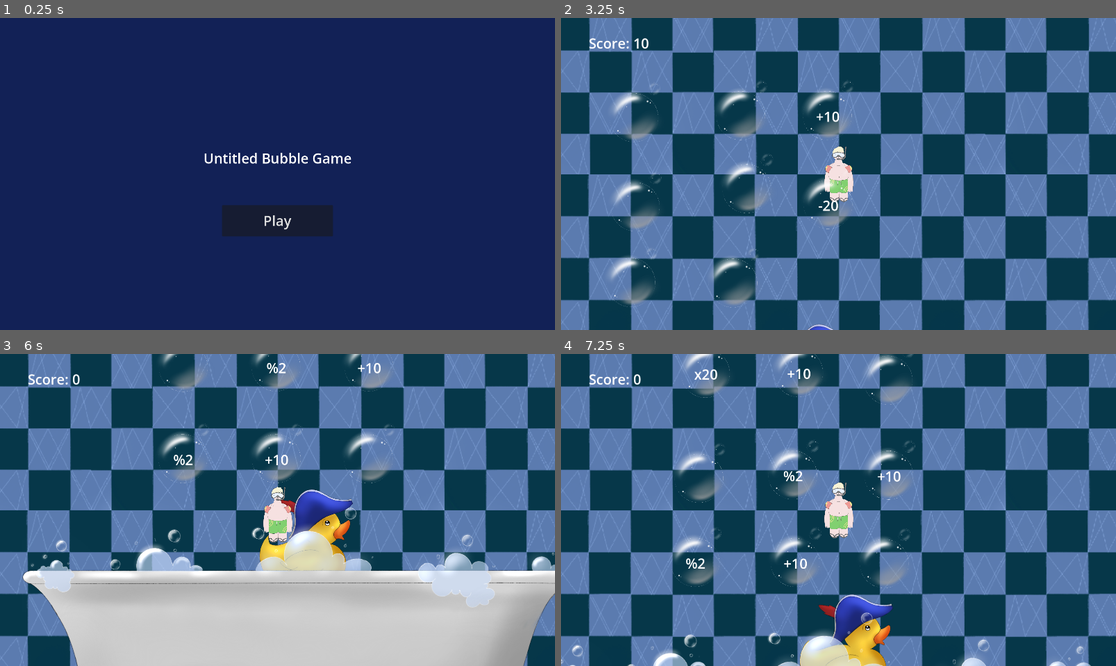
Above: before the commit, frames 1-4 (two rows, left to right).
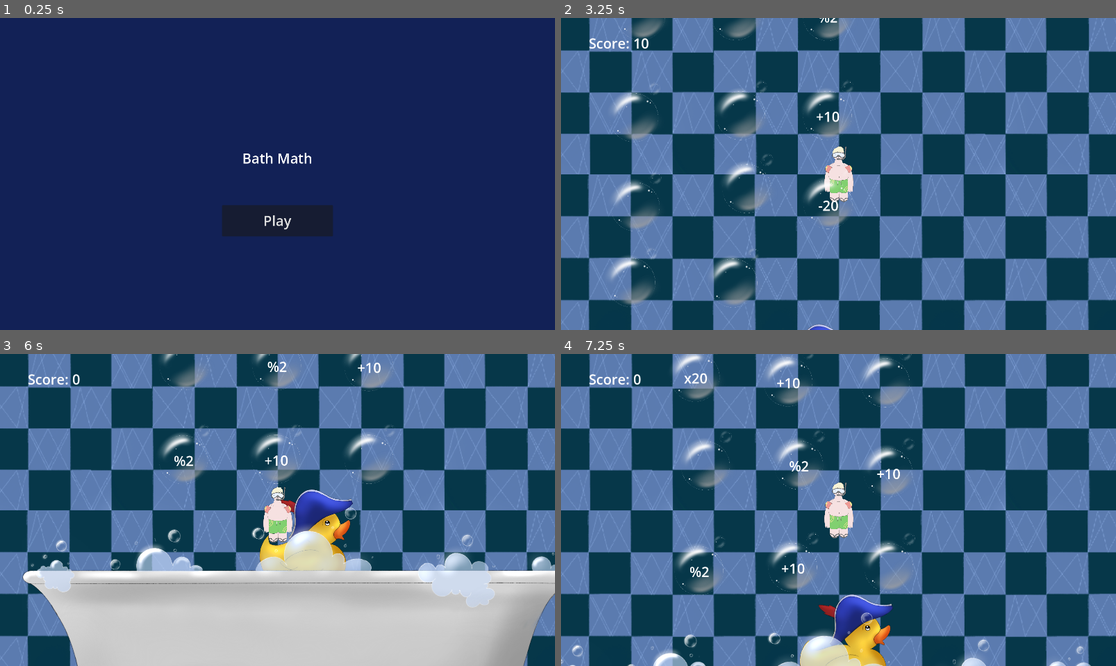
Above: after the commit, the same moments.

Repository: KaterynaKateryna/GlobalGameJam2025-Bubble
Game: Godot game, scene res://src/Scenes/start_screen.tscn
The game is run twice, just before and just after one commit, with the same random seed, the same clock (stepped at 60 frames per second) and the same inputs.
Inputs (mouse positions are in pixels of both pictures, inside the frame that each line leads up to):
- Up to frame 1 (0.25 s): no input
- Up to frame 2 (3.25 s): click "Play" at 0.5 s; move the mouse to (960, 158) at 1.27 s; click (960, 158) at 1.35 s; click (960, 158) at 1.52 s; click (960, 158) at 1.82 s; move the mouse to (727, 189) at 2.02 s; click (727, 189) at 2.1 s; click (727, 189) at 2.27 s; click (727, 189) at 2.57 s; move the mouse to (894, 105) at 2.77 s; click (894, 105) at 2.85 s
- Up to frame 3 (6 s): move the mouse to (249, 572) at 3.52 s; click (249, 572) at 3.6 s; click (249, 572) at 3.77 s; click (249, 572) at 4.07 s; move the mouse to (444, 556) at 4.27 s; click (444, 556) at 4.35 s; click (444, 556) at 4.52 s; click (444, 556) at 4.82 s; move the mouse to (111, 463) at 5.02 s; click (111, 463) at 5.1 s; click (111, 463) at 5.27 s; click (111, 463) at 5.57 s; click "Try again" at 5.75 s
- Up to frame 4 (7.25 s): move the mouse to (866, 510) at 6.52 s; click (866, 510) at 6.6 s

The runs differ from the first frame. In frame 1, 0.5% of the frame differs, in the area x 36-64%, y 43-47%; in frame 2, 0.8%; in frame 3, 0.6%; in frame 4, 4.8%, in the area x 20-64%, y 0-78%.

Commit message:
spawn endless bubbles

Diff:
--- a/src/Scenes/start_screen.tscn
+++ b/src/Scenes/start_screen.tscn
@@ -30,7 +30,7 @@
 grow_horizontal = 2
 grow_vertical = 2
 theme_override_font_sizes/font_size = 48
-text = "Untitled Bubble Game"
+text = "Bath Math"
 horizontal_alignment = 1
 vertical_alignment = 1
 
--- a/src/actors/player.gd
+++ b/src/actors/player.gd
@@ -8,15 +8,34 @@
 var is_on_duck = false
 var is_on_bubble = false
 var bubble = null
+var bath
+var duck
+
+var left_margin
+var right_margin
+
+signal jumped_on_bubble
 
 func _ready():
 	var viewport = get_viewport()
 	var screen_size = viewport.get_visible_rect().size
 	var camera = viewport.get_camera_2d()
 
+	bath = get_tree().root.get_node("GameScreen/Bath/CollisionShape2D")
+	duck = get_tree().root.get_node("GameScreen/Duck")
+
+	left_margin = bath.global_position.x - bath.shape.extents.x
+	right_margin = bath.global_position.x + bath.shape.extents.x
+
 	camera.limit_bottom = screen_size.y + 300
 
 func _physics_process(delta: float) -> void:
+
+	if global_position.x < left_margin || global_position.x > right_margin:
+		print("out of bounds: (%s, %s) %s" % [left_margin, right_margin, global_position.x])
+		GameData.emit_game_over()
+
+
 	if is_on_floor():
 		velocity.x = 0
 
@@ -25,7 +44,6 @@
 		velocity.y = bubble.velocity.y
 
 	if is_on_duck:
-		var duck = get_tree().root.get_node("GameScreen/Duck")
 		velocity.x = duck.velocity.x
 
 	# Add the gravity.
@@ -34,13 +52,11 @@
 
 	# Handle jump.
 	if Input.is_action_just_pressed("jump") and (is_on_floor() or is_on_bubble):
-		print("jump")
 		velocity.y = JUMP_VELOCITY_Y
 		velocity.x = JUMP_VELOCITY_X
 
 		var mousePosition = get_global_mouse_position()
 		var direction = mousePosition.x - position.x
-		print(direction)
 		if (direction > -75 and direction < 75):
 			velocity.x = 0
 
@@ -55,8 +71,9 @@
 	is_on_bubble = true
 	bubble = body
 
+	jumped_on_bubble.emit()
+
 	var modifier = body.get_modifier()
-	print("bubble jumped body ", modifier)
 	var operator = modifier.substr(0,1)
 	var operand = modifier.substr(1)
 	var operand_int = int(operand)
@@ -74,7 +91,6 @@
 		is_on_bubble = false
 		bubble.queue_free()
 		bubble = null
-		print("bubble left")
 
 func _on_duck_detector_body_entered(body: Node2D) -> void:
 	is_on_duck = true
--- a/src/objects/bubble.gd
+++ b/src/objects/bubble.gd
@@ -48,6 +48,9 @@
 
 # Called every frame. 'delta' is the elapsed time since the previous frame.
 func _process(delta):
+
+	_check_if_visible()
+
 	# Calculate velocity by comparing the position change
 	var delta_position = position - previous_position
 	velocity = delta_position / delta  # Velocity = distance / time (frame time)
@@ -55,6 +58,19 @@
 	# Update previous_position for next frame
 	previous_position = position
 
+func _check_if_visible():
+	var camera = get_viewport().get_camera_2d()
+	if camera:
+		var margin = 600
+		var viewport_rect = Rect2(
+			camera.global_position - get_viewport().get_visible_rect().size / 2 - Vector2(margin, margin),
+			get_viewport().get_visible_rect().size + Vector2(margin * 2, margin * 2)
+		)
+
+		if not viewport_rect.has_point(global_position) and global_position.y > camera.global_position.y:
+			print("removed %s camera %s" % [global_position.y, camera.global_position.y])
+			queue_free()
+
 func get_modifier():
 	if modifier:
 		return modifier
--- a/src/scenes/game_screen.gd
+++ b/src/scenes/game_screen.gd
@@ -2,6 +2,14 @@
 
 var bubble_scene = preload("res://src/objects/bubble.tscn")
 var rng = RandomNumberGenerator.new()
+
+@onready var player = get_node("Player")
+
+var top_row_y;
+var bubbles_mid_x;
+
+var bubbles_step_x = 320;
+var bubbles_step_y = 320;
 
 # Called when the node enters the scene tree for the first time.
 func _ready() -> void:
@@ -9,15 +17,28 @@
 
 	GameData.score = 0;
 
-	var camera = get_viewport().get_camera_2d()
+	var viewport = get_viewport()
+	var screen_size = viewport.get_visible_rect().size
+	var camera = viewport.get_camera_2d()
 
-	var step_x = 320;
-	var step_y = 320;
-	for i in range(3):
-		var y = camera.global_position.y - i * step_y - 180;
-		_create_bubble(camera.global_position.x, y, _get_random_modifier())
-		_create_bubble(camera.global_position.x - step_x, y, _get_random_modifier())
-		_create_bubble(camera.global_position.x + step_x, y, _get_random_modifier())
+	var rows_init = screen_size.y / bubbles_step_y
+
+	bubbles_mid_x = camera.global_position.x
+	for i in range(rows_init):
+		var y = camera.global_position.y - i * bubbles_step_y - 180;
+		_spawn_row_of_bubbles(bubbles_mid_x, y)
+
+	player.jumped_on_bubble.connect(_spawn_more_bubbles)
+
+func _spawn_more_bubbles():
+	var y = top_row_y - bubbles_step_y
+	_spawn_row_of_bubbles(bubbles_mid_x, y)
+
+func _spawn_row_of_bubbles(bubbles_mid_x, y):
+	_create_bubble(bubbles_mid_x, y, _get_random_modifier())
+	_create_bubble(bubbles_mid_x - bubbles_step_x, y, _get_random_modifier())
+	_create_bubble(bubbles_mid_x + bubbles_step_x, y, _get_random_modifier())
+	top_row_y = y
 
 
 func _create_bubble(x: float, y: float, modifier):
